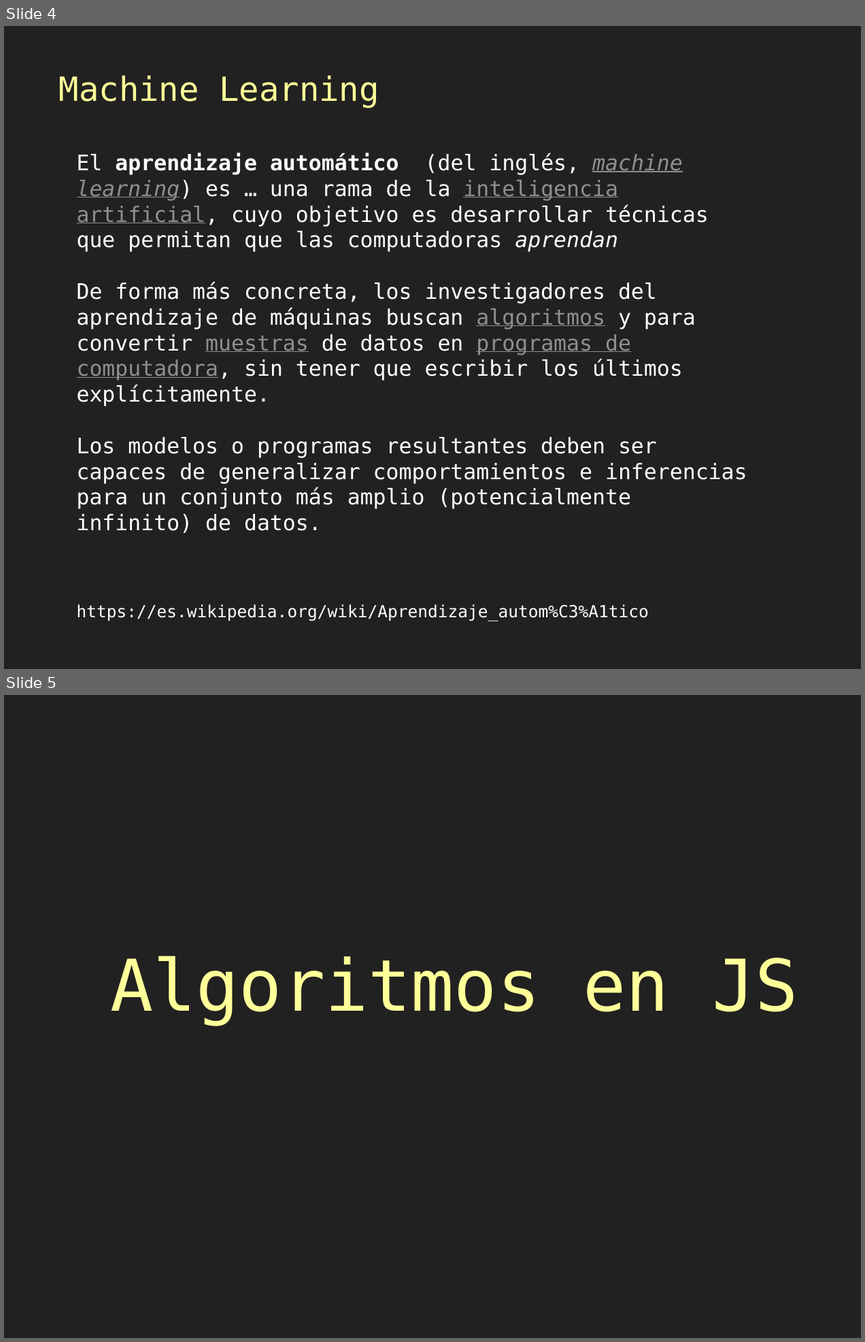
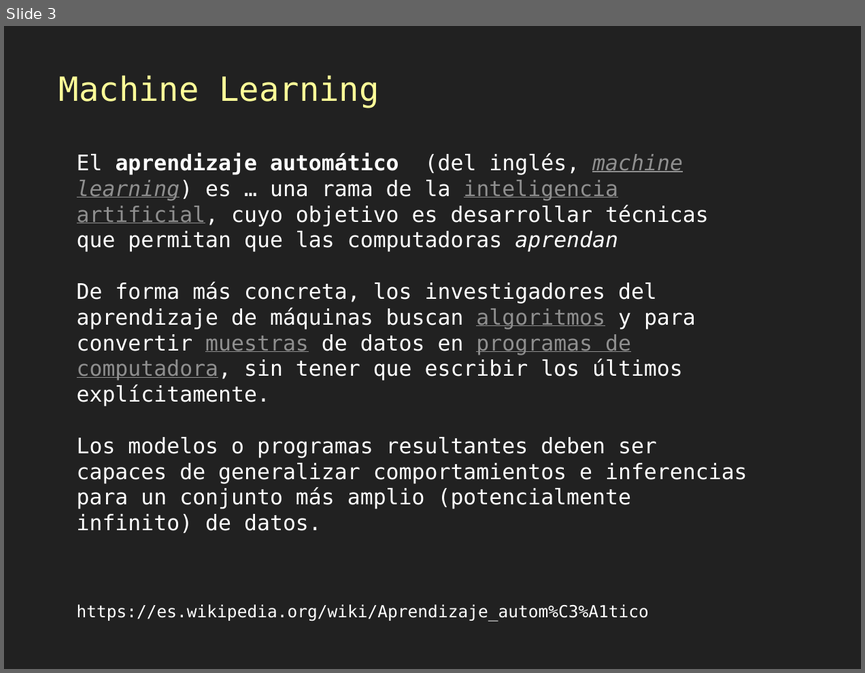
Before and after one commit to gis-master-m2/m2-geoweb, a slide deck: docs/presentacion/Mallas-algoritmos-js.pptx. Shown one above the other, each under a label of ours: slides 4 and 5 before the commit, slide 3 after it. The pictures are 865x1342 and 865x673 pixels, drawn with LibreOffice and Linux fonts; fonts in the diff are those of the drawing. Boxes give left, top, right and bottom in pixels: in the first picture for what was removed or moved away, otherwise in the second. Text is boxed around its words. In the diff, an @@ line names an element or a change of style, - is before the commit and + after.

```diff
--- a/docs/presentacion/Mallas-algoritmos-js.pptx
+++ b/docs/presentacion/Mallas-algoritmos-js.pptx
@@ slide 5 removed at bbox=[4, 695, 861, 1338], background #212121 @@
@@ text removed at bbox=[110, 955, 798, 1025] @@
-Algoritmos en JS
@@ what was slide 4 is now slide 3 @@
```
Also in this commit, not shown: 2 other slides changed, 10 slides added, 4 other slides removed.
